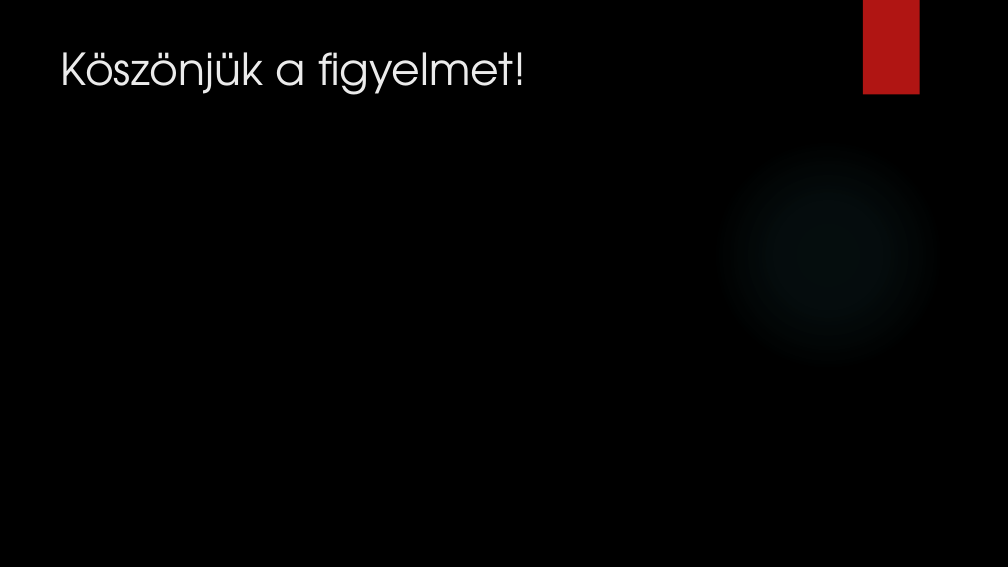
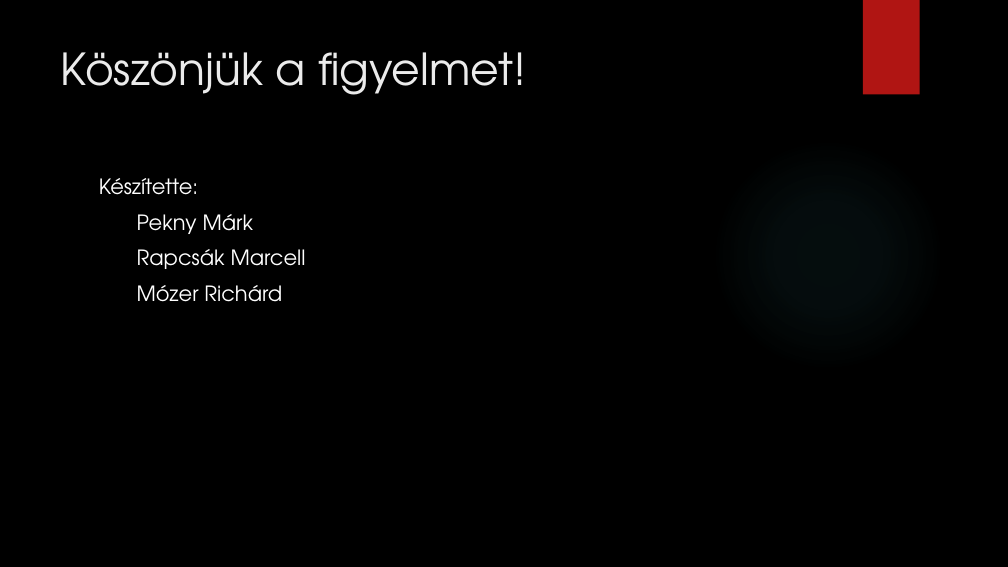
Before and after one commit to mozricsi/zaromunka_kuzdosportok, a slide deck: slide 17 of KüzdőKert.pptx. Drawn at 1008x567 pixels with LibreOffice and Linux fonts; fonts in the diff are those of the drawing; background and template pictures are left out. Boxes give left, top, right and bottom in pixels: in the first picture for what was removed or moved away, otherwise in the second. Text is boxed around its words. In the diff, an @@ line names an element or a change of style, - is before the commit and + after.

```diff
--- a/KüzdőKert.pptx
+++ b/KüzdőKert.pptx
@@ text added at bbox=[99, 178, 306, 302], 20 pt, text #FFFFFF @@
+Készítette:
+Pekny Márk
+Rapcsák Marcell
+Mózer Richárd
```
